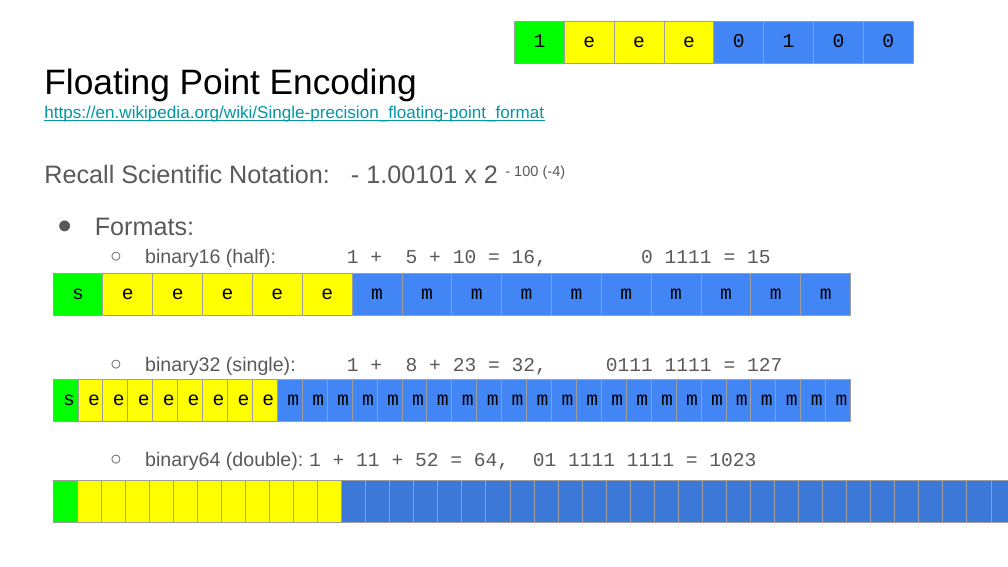
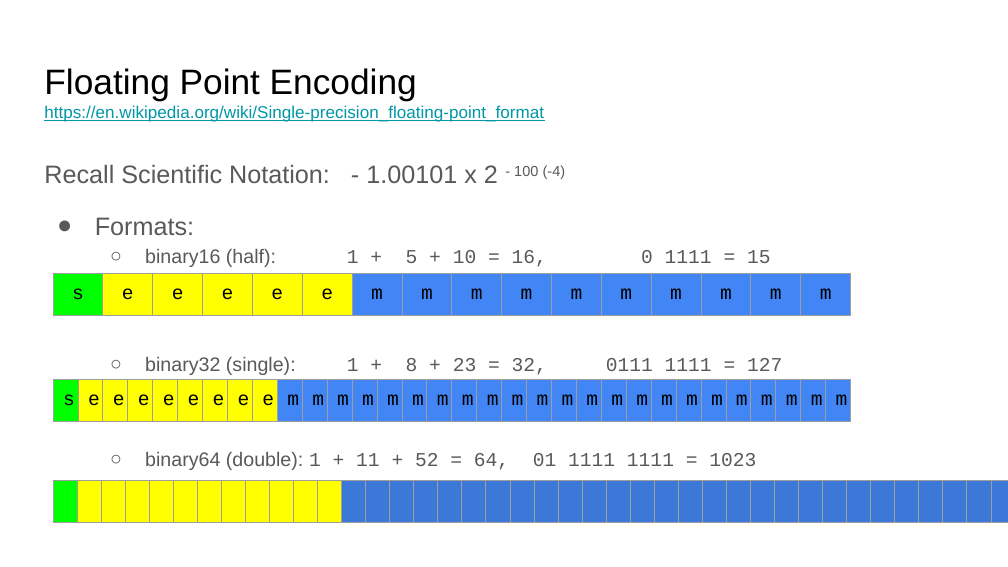
Before and after one commit to COMP122/comp122-s23, a slide deck: slide 4 of format-encodings/documents/ARCHIVE/floating-point-encoding.pptx. Drawn at 1008x567 pixels with LibreOffice and Linux fonts; fonts in the diff are those of the drawing. Boxes give left, top, right and bottom in pixels: in the first picture for what was removed or moved away, otherwise in the second. Text is boxed around its words. In the diff, an @@ line names an element or a change of style, - is before the commit and + after.

```diff
--- a/format-encodings/documents/ARCHIVE/floating-point-encoding.pptx
+++ b/format-encodings/documents/ARCHIVE/floating-point-encoding.pptx
@@ table removed at <box>514,21,909,267</box>, 1 rows, 8 columns @@
-1 | e | e | e | 0 | 1 | 0 | 0
```
Also in this commit, not shown: 3 other slides changed, 1 slide removed, 8 other files.
